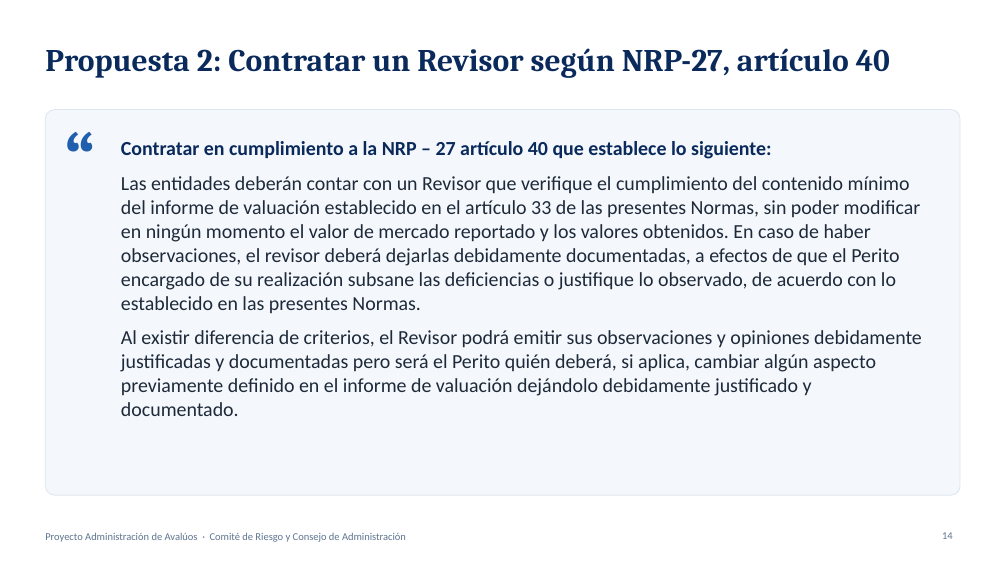
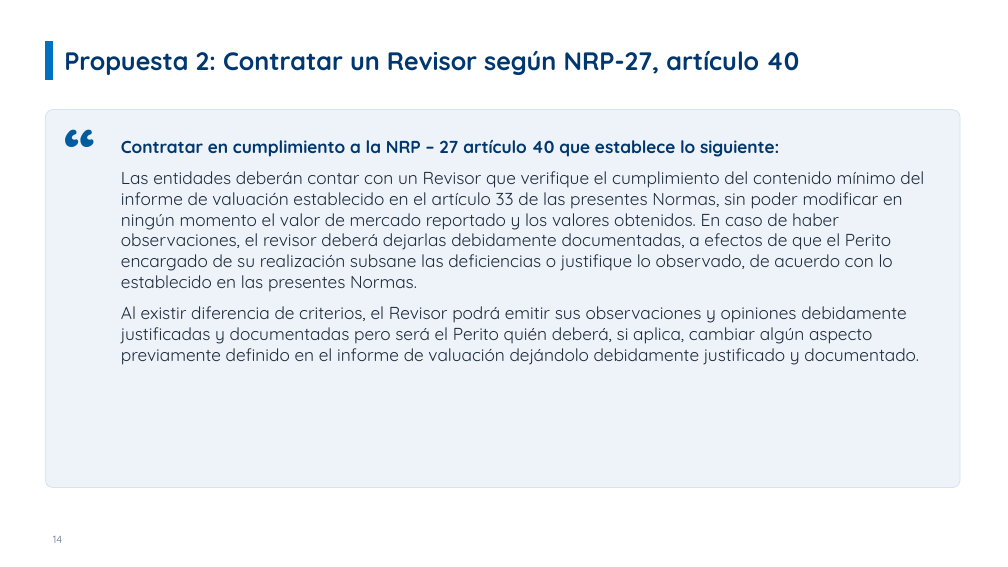
Before and after one commit to menjivar201280/riesgo, a slide deck: slide 14 of administracion-avaluos/Proyecto_Administracion_de_Avaluos.pptx. Drawn at 1008x567 pixels with LibreOffice and Linux fonts; fonts in the diff are those of the drawing; background and template pictures are left out. Boxes give left, top, right and bottom in pixels: in the first picture for what was removed or moved away, otherwise in the second. Text is boxed around its words. In the diff, an @@ line names an element or a change of style, - is before the commit and + after.

```diff
--- a/administracion-avaluos/Proyecto_Administracion_de_Avaluos.pptx
+++ b/administracion-avaluos/Proyecto_Administracion_de_Avaluos.pptx
@@ title "Propuesta 2: Contratar un Revisor ..." moved from (x1=45, y1=48, x2=890, y2=78) to (x1=64, y1=50, x2=799, y2=75) @@
@@ title "Propuesta 2: Contratar un Revisor ..." at (x1=64, y1=50, x2=799, y2=75): size 30 to 24 pt, font Cambria to Quicksand, text colour #0A2A5C to #00376E @@
@@ rectangle added at (x1=45, y1=42, x2=53, y2=79), fill #0070C0, outline #0070C0 1 pt @@
@@ rounded rectangle resized from (x1=45, y1=110, x2=960, y2=495) to (x1=45, y1=110, x2=960, y2=488) @@
@@ rounded rectangle at (x1=45, y1=110, x2=960, y2=488): fill #F4F7FB to #EEF3F9; outline #DCE5F0 0.75 pt to #D6E2EF 0.75 pt; proportions changed @@
@@ text "“" at (x1=64, y1=110, x2=125, y2=185): size 72 to 66 pt, font Cambria to Quicksand, text colour #1F5FAE to #005C9F @@
@@ text "Contratar en cumplimiento a la ..." at (x1=121, y1=140, x2=924, y2=365): size 19 to 16.5 pt, font Calibri to Quicksand; text colour #0A2A5C to #00376E in "Contratar en cumplimiento a la NRP – ..." @@
@@ page number moved from (x1=942, y1=532, x2=953, y2=539) to (x1=53, y1=536, x2=62, y2=543) @@
@@ page number at (x1=53, y1=536, x2=62, y2=543): font Calibri to Quicksand; alignment right to left @@
@@ text removed at (x1=45, y1=532, x2=406, y2=542) @@
-Proyecto Administración de Avalúos · Comité de Riesgo y Consejo de Administración
```
Also in this commit, not shown: 15 other slides changed, 2 slides added.
